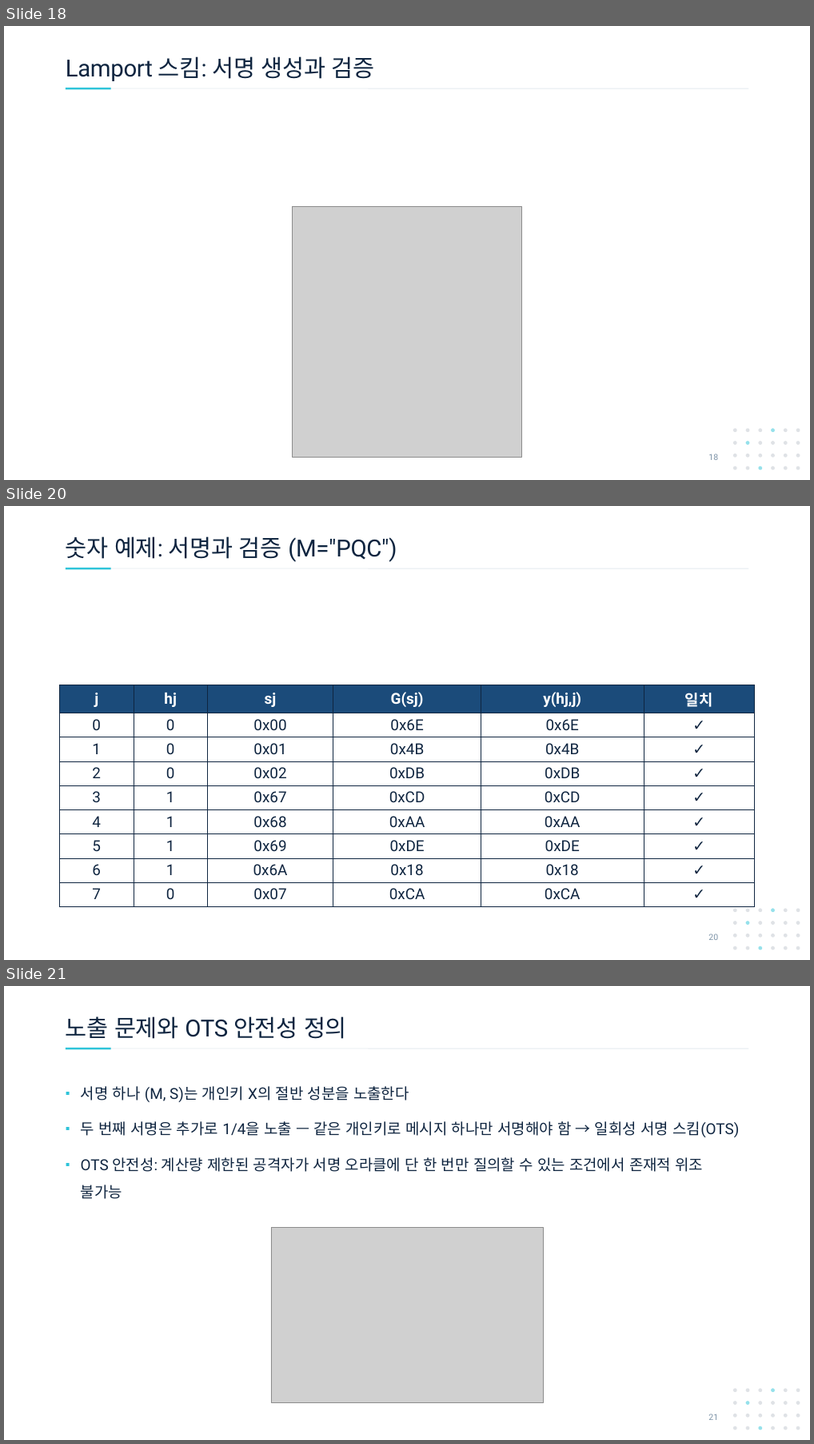
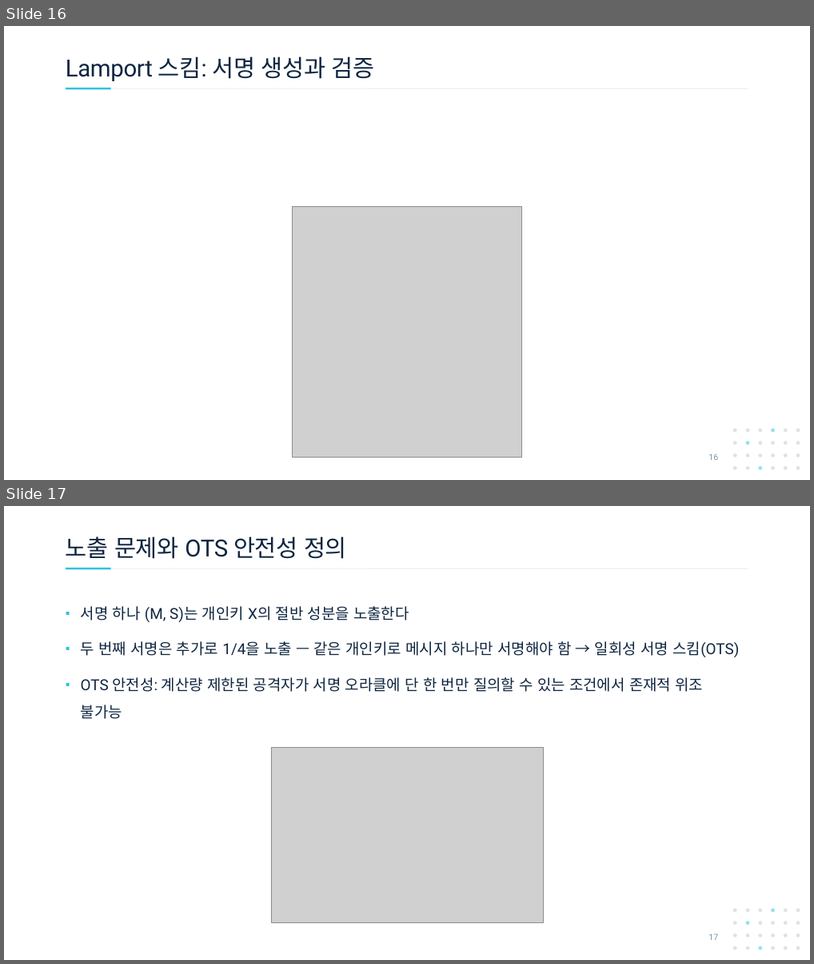
Before and after one commit to giyuubin/PQC, a slide deck: presentation/0909_15_Hash-Functions-and-Lamport-OTS.pptx. Shown one above the other, each under a label of ours: slides 18, 20 and 21 before the commit, slides 16 and 17 after it; the slides between them are not shown. The pictures are 814x1444 and 814x964 pixels, drawn with LibreOffice and Linux fonts; fonts in the diff are those of the drawing; grey boxes stand for pictures. Boxes give left, top, right and bottom in pixels: in the first picture for what was removed or moved away, otherwise in the second. Text is boxed around its words. In the diff, an @@ line names an element or a change of style, - is before the commit and + after.

Commit message:
docs: 토이 예제 삭제

```diff
--- a/presentation/0909_15_Hash-Functions-and-Lamport-OTS.pptx
+++ b/presentation/0909_15_Hash-Functions-and-Lamport-OTS.pptx
@@ slide 20 removed at (x1=4, y1=506, x2=810, y2=960), background #FFFFFF; not listed: 26 template elements that a slide beside it also shows @@
@@ title removed at (x1=66, y1=536, x2=397, y2=562) @@
-숫자 예제: 서명과 검증 (M="PQC")
@@ table removed at (x1=60, y1=685, x2=754, y2=903), 9 rows, 6 columns @@
-j | hj | sj | G(sj) | y(hj,j) | 일치
-0 | 0 | 0x00 | 0x6E | 0x6E | ✓
-1 | 0 | 0x01 | 0x4B | 0x4B | ✓
-2 | 0 | 0x02 | 0xDB | 0xDB | ✓
-3 | 1 | 0x67 | 0xCD | 0xCD | ✓
-4 | 1 | 0x68 | 0xAA | 0xAA | ✓
-5 | 1 | 0x69 | 0xDE | 0xDE | ✓
-6 | 1 | 0x6A | 0x18 | 0x18 | ✓
-7 | 0 | 0x07 | 0xCA | 0xCA | ✓
@@ page number removed at (x1=709, y1=933, x2=718, y2=940) @@
-20
@@ what was slide 18 is now slide 16 @@
@@ what was slide 21 is now slide 17 @@
@@ page number at (x1=709, y1=933, x2=718, y2=940): text changed @@
-21
+17
```
Also in this commit, not shown: 3 other slides removed.
